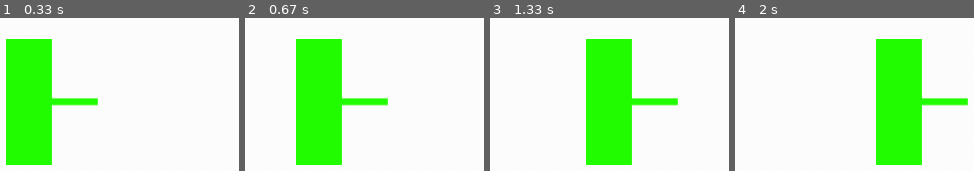
Above: before the commit, frames 1-4 (left to right).
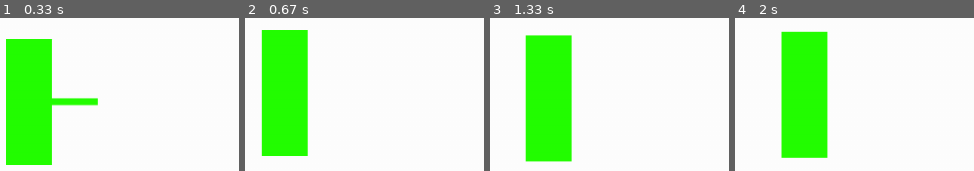
Above: after the commit, the same moments.

Repository: AlexisDougherty13/Duel
Game: pygame game, started from duel.py
The game is run twice, just before and just after one commit, with the same random seed, the same clock (stepped at 60 frames per second) and the same inputs.
Inputs:
- Up to frame 1 (0.33 s): no input
- Up to frame 2 (0.67 s): hold Space from 0.33 s (still down); hold D from 0.33 s (still down)
- Up to frame 3 (1.33 s): release Space at 0.8 s; release D at 0.8 s; hold D 0.83-1.3 s; tap Space at 0.9, 1.2 s
- Up to frame 4 (2 s): hold W 1.33-1.63 s; tap Space at 1.4, 1.73 s; hold D from 1.67 s (still down)

Frame 1 is identical in both runs. In frame 2, 26% of the frame differs, in the area x 6-60%, y 7-97%; in frame 3, 33%, in the area x 14-79%, y 11-97%; in frame 4, 33%.

Commit message:
Did lots of stuff

Diff:
--- a/duel.py
+++ b/duel.py
@@ -3,7 +3,21 @@
 import os
 import time
 
-# 0 means no sword, 3 is high, 2 is med, 1 is low sword
+#Joshua's Magical TODO list
+# 1. Add player movement timer, when player isnt moving for .2 secs his sword should be up - DONE, could use some tweaking to make movement less shit
+# 2. Add gravity / jumping. Player should never be below y=ground - DONE, could use some tweaking to make jumps more realistic, player shouldnt be holding sword while airborne
+
+# 3. Add hitbox values for the player at all times.
+# 4. Add sword image functionality
+# 5. Add sword hitboxes
+# 6. Create our buddy player two to test with
+# 7. Do stuff with sword hitboxes. People can die. OMG, now we have a somewhat competent looking game
+# 8. Dead guy respawns as ghost. Ghost kills person => person becomes ghost, ghost becomes person.
+# 9. Add some sort of background and goal points at either side of the map, so we can test screen movement
+# 10.Screen locks on to whoever isnt a ghost, and locks in place at the start.
+# 11.Reaching the edge of screen => victory conditions show
+# CONGRATS, NOW WE HAVE SOMETHING TO SHOW FOR OUR MIDTERM :D
+# 12.Fix bugs and make game look good
 
 _image_library = {}
 def get_image(path):
@@ -15,69 +29,140 @@
                 _image_library[path] = image
         return image
 
+def sword_positioning1(player1):
+	if(player1.sword_height == 1 and player1.direction_facing == 1):
+		player1.sprite = "FillerSpriteLow.png"
+	if(player1.sword_height == 2 and player1.direction_facing == 1):
+		player1.sprite = "FillerSpriteMed.png"
+	if(player1.sword_height == 3 and player1.direction_facing == 1):
+		player1.sprite = "FillerSpriteHigh.png"
+	if(player1.sword_height == 1 and player1.direction_facing == 0):
+		player1.sprite = "FillerSpriteLowR.png"
+	if(player1.sword_height == 2 and player1.direction_facing == 0):
+		player1.sprite = "FillerSpriteMedR.png"
+	if(player1.sword_height == 3 and player1.direction_facing == 0):
+		player1.sprite = "FillerSpriteHighR.png"
+
 
 def main():
 
-    screen_width = 1000
-    screen_height = 600
-
-    pygame.init()
-    screen = pygame.display.set_mode((screen_width,screen_height))
-
-    player1 = player.Player(500, 300, 1, 2, False, 'FillerSpriteMed.png')
-
-    done = False
-
-    while not done:
-        pressed = pygame.key.get_pressed()
-        alt_held = pressed[pygame.K_LALT] or pressed[pygame.K_RALT]
-
-        for event in pygame.event.get():
-                if event.type == pygame.QUIT:
-                        done = True
-                if event.type == pygame.KEYDOWN:
-                    if event.key == pygame.K_a:
-                        player1.move_left
-                    if event.key == pygame.K_d:
-                        player1.move_right
-                    if event.key == pygame.K_DOWN:
-                        if(player1.getSwordHeight > 1):
-                            player1.lower_sword
-                            if(player1.sword_height == 1 and player1.direction_facing == 1):
-                                player1.sprite = "FillerSpriteLow.png"
-                            if(player1.sword_height == 2 and player1.direction_facing == 1):
-                                player1.sprite = "FillerSpriteMed.png"
-                            if(player1.sword_height == 3 and player1.direction_facing == 1):
-                                player1.sprite = "FillerSpriteHigh.png"
-                            if(player1.sword_height == 1 and player1.direction_facing == 0):
-                                player1.sprite = "FillerSpriteLowR.png"
-                            if(player1.sword_height == 2 and player1.direction_facing == 0):
-                                player1.sprite = "FillerSpriteMedR.png"
-                            if(player1.sword_height == 3 and player1.direction_facing == 0):
-                                player1.sprite = "FillerSpriteHighR.png"
-                    if event.key == pygame.K_UP:
-                        if(player1.getSwordHeight > 0):
-                            player1.raise_sword
-                            if(player1.sword_height == 1 and player1.direction_facing == 1):
-                                player1.sprite = "FillerSpriteLow.png"
-                            if(player1.sword_height == 2 and player1.direction_facing == 1):
-                                player1.sprite = "FillerSpriteMed.png"
-                            if(player1.sword_height == 3 and player1.direction_facing == 1):
-                                player1.sprite = "FillerSpriteHigh.png"
-                            if(player1.sword_height == 1 and player1.direction_facing == 0):
-                                player1.sprite = "FillerSpriteLowR.png"
-                            if(player1.sword_height == 2 and player1.direction_facing == 0):
-                                player1.sprite = "FillerSpriteMedR.png"
-                            if(player1.sword_height == 3 and player1.direction_facing == 0):
-                                player1.sprite = "FillerSpriteHighR.png"
+	#JZ Player 1 Vars
+	p1ml = False
+	p1mr = False
+	p1mu = False
+	setmovebool1 = True #these two vars help in determining if player 1's sword should be up or down
+	setmovebool1b = True
+	moving1time = 0
+	setjumpbool = True
+	jumping1time = 0
+	print("starting")
 
 
-        screen.fill((255, 255, 255))
+	screen_width = 1000
+	screen_height = 600
 
-        screen.blit(get_image(player1.sprite), (player1.getXPos(), player1.getYPos())) #(width, height)
+	pygame.init()
+	screen = pygame.display.set_mode((screen_width,screen_height))
+
+	player1 = player.Player(500, 300, 1, 2, False, 'FillerSpriteMed.png')
+	game = True
+	while game:
+		pressed = pygame.key.get_pressed()
+		alt_held = pressed[pygame.K_LALT] or pressed[pygame.K_RALT]
+
+		for event in pygame.event.get():
+			if event.type == pygame.QUIT:
+				game = False
+			if event.type == pygame.KEYDOWN:
+				if event.key == pygame.K_a:
+					p1ml=True
+				if event.key == pygame.K_d:
+					p1mr=True
+				if event.key == pygame.K_SPACE:
+					p1mu=True
+				if event.key == pygame.K_s:
+					if(player1.sword_height > 1):
+						player1.lower_sword
+					if(player1.sword_height == 1 and player1.direction_facing == 1):
+						player1.sprite = "FillerSpriteLow.png"
+					if(player1.sword_height == 2 and player1.direction_facing == 1):
+						player1.sprite = "FillerSpriteMed.png"
+					if(player1.sword_height == 3 and player1.direction_facing == 1):
+						player1.sprite = "FillerSpriteHigh.png"
+					if(player1.sword_height == 1 and player1.direction_facing == 0):
+						player1.sprite = "FillerSpriteLowR.png"
+					if(player1.sword_height == 2 and player1.direction_facing == 0):
+						player1.sprite = "FillerSpriteMedR.png"
+					if(player1.sword_height == 3 and player1.direction_facing == 0):
+						player1.sprite = "FillerSpriteHighR.png"
+				if event.key == pygame.K_w:
+					if(player1.sword_height > 0):
+						player1.raise_sword
+					if(player1.sword_height == 1 and player1.direction_facing == 1):
+						player1.sprite = "FillerSpriteLow.png"
+					if(player1.sword_height == 2 and player1.direction_facing == 1):
+						player1.sprite = "FillerSpriteMed.png"
+					if(player1.sword_height == 3 and player1.direction_facing == 1):
+						player1.sprite = "FillerSpriteHigh.png"
+					if(player1.sword_height == 1 and player1.direction_facing == 0):
+						player1.sprite = "FillerSpriteLowR.png"
+					if(player1.sword_height == 2 and player1.direction_facing == 0):
+						player1.sprite = "FillerSpriteMedR.png"
+					if(player1.sword_height == 3 and player1.direction_facing == 0):
+						player1.sprite = "FillerSpriteHighR.png"
+			if event.type == pygame.KEYUP:
+				if event.key == pygame.K_a:
+					p1ml=False
+				if event.key == pygame.K_d:
+					p1mr=False
+				if event.key == pygame.K_SPACE:
+					p1mu=False
 
 
-        pygame.display.flip()
+		#NON EVENT BASED ACTIONS
+		if not p1mr and not p1ml:
+			if setmovebool1:
+				moving1time = time.time()
+				setmovebool1 = False
+			elif (time.time() - moving1time) >= 0.25:
+				setmovebool1 = True
+				sword_positioning1(player1)
+		else:
+			if setmovebool1b:
+				moving1time = time.time()
+				setmovebool1b = False
+			elif (time.time() - moving1time) >= 0.25:
+				setmovebool1b = True
+				if p1ml:
+					player1.sprite = "FillerSpriteL.png"
+				if p1ml:
+					player1.sprite = "FillerSpriteR.png"
+			if p1ml:
+				player1.moveLeft(time.time() - moving1time)
+			if p1mr:
+				player1.moveRight(time.time() - moving1time)
+		if p1mu and player1.y_pos == 300:
+			#switch to jump sprite, sword shouldnt be up
+			if setjumpbool:
+				jumping1time = time.time()
+				setjumpbool = False
+		if not setjumpbool:
+			print("jumptime")
+			player1.setYPos(player1.getYPos()-0.9)
+			if (time.time() - jumping1time) >= 0.5:
+				setjumpbool = True
+		if player1.getYPos() < 300:
+			player1.setYPos(player1.getYPos()+0.4)
+			if player1.getYPos() >300:
+				player1.setYPos(300)
+
+
+		screen.fill((255, 255, 255))
+
+		screen.blit(get_image(player1.sprite), (player1.getXPos(), player1.getYPos())) #(width, height)
+
+
+		pygame.display.flip()
 
 main()
 
--- a/player.py
+++ b/player.py
@@ -1,7 +1,7 @@
 import time
 
 #change these
-shift_size = 50
+shift_size = 0.6
 hit_box_width = 102
 hit_box_height = 140
 
@@ -15,6 +15,8 @@
         self._sword_height = sword_height
         self._is_ghost = is_ghost
         self._sprite = sprite
+
+
 
     def getXPos(self):
         return self._x_pos
@@ -53,12 +55,14 @@
         else:
             self._is_ghost = True
 
+
+
     def getSprite(self):
         return self._sprite
 
     def setSprite(self, sprite):
         self._sprite = sprite
-        print("New: ", self._sprite)
+        #print("New: ", self._sprite)
 
     #def insert_sting_middle(self, str, word):
         #return str[:2] + word + str[2:]
@@ -69,23 +73,23 @@
             #self._sprite = self.insert_string_middle(self._sprite, "R")
             #print(self._sprite)
 
-    def moveLeft(self):
+    def moveLeft(self, time):
         global shift_size
-        if(self._direction_facing == 0):
-            self._x_pos = self._x_pos - shift_size
-        else:
+        self._x_pos = self._x_pos - shift_size
+        if time>=0.25:
             self._direction_facing = 0
-            #self.reverseImage()
             self._sprite = "FillerSpriteR.png"
+        #self.reverseImage()
 
-    def moveRight(self):
+
+    def moveRight(self, time):
         global shift_size
-        if(self._direction_facing == 1):
-            self._x_pos = self._x_pos + shift_size
-        else:
+        self._x_pos = self._x_pos + shift_size
+        if time>=0.25:
             self._direction_facing = 1
-            #reverseImage()
-            self._sprite = "FillerSprite.png"
+            self._sprite = "FillerSpriteL.png"
+        #reverseImage()
+
 
     # 0 means no sword, 3 is high, 2 is med, 1 is low sword
     def raiseSword(self):
Renamed: fillerSprite.png -> FillerSpriteL.png
